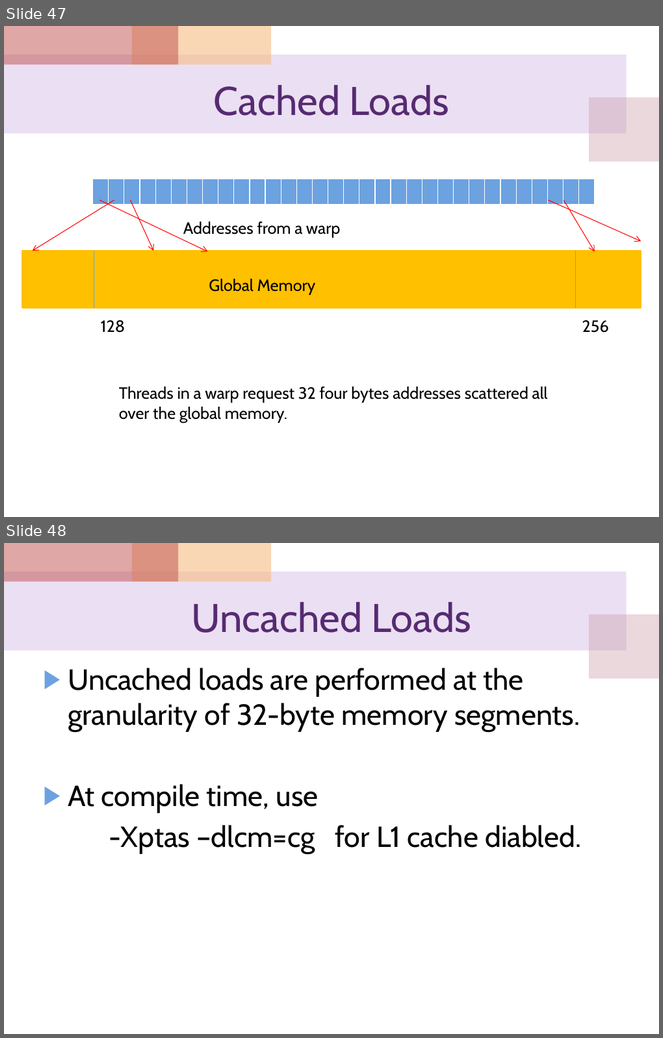
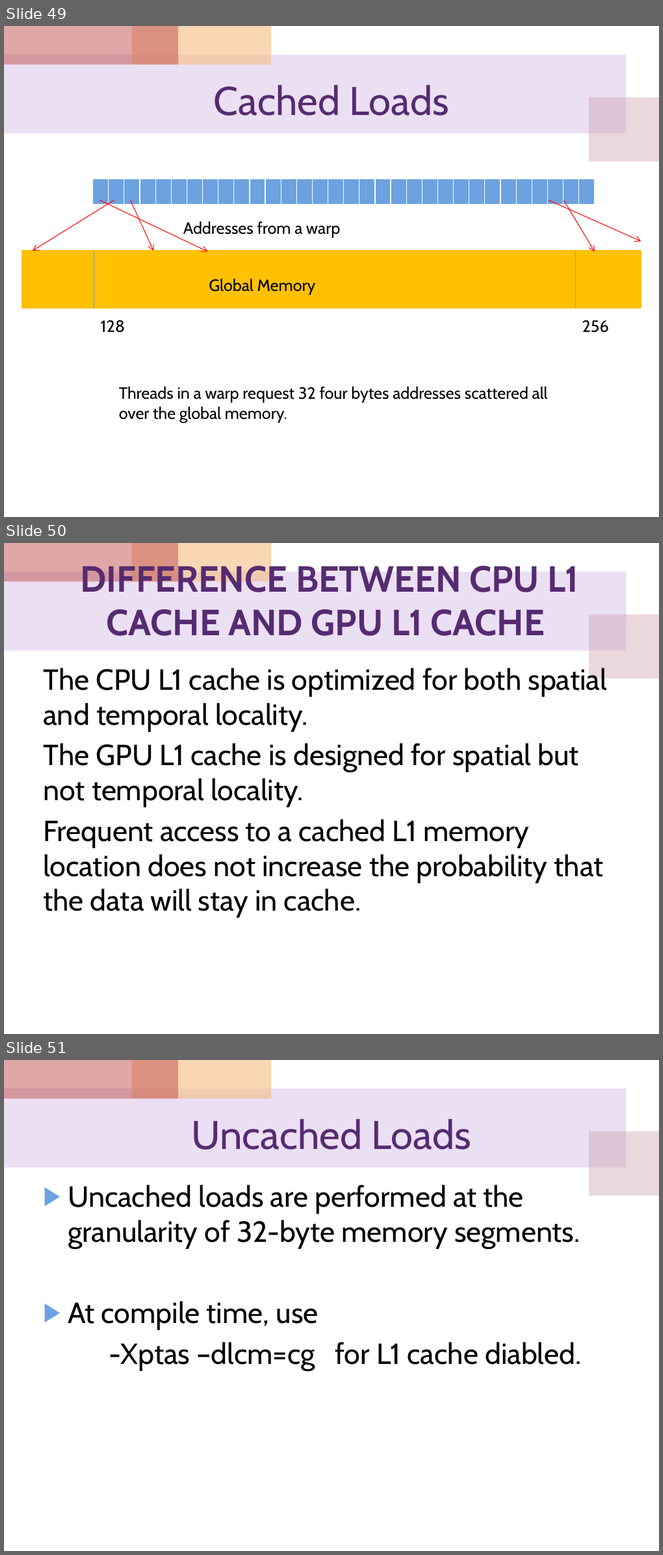
Before and after one commit to cocojk/major, a slide deck: gpu/EE817 Lecture 5 CUDA Memory Architecture.pptx. Shown one above the other, each under a label of ours: slides 47 and 48 before the commit, slides 49, 50 and 51 after it. The pictures are 663x1038 and 663x1555 pixels, drawn with LibreOffice and Linux fonts; fonts in the diff are those of the drawing. Boxes give left, top, right and bottom in pixels: in the first picture for what was removed or moved away, otherwise in the second. Text is boxed around its words. In the diff, an @@ line names an element or a change of style, - is before the commit and + after.

```diff
--- a/gpu/EE817 Lecture 5 CUDA Memory Architecture.pptx
+++ b/gpu/EE817 Lecture 5 CUDA Memory Architecture.pptx
@@ slide 50 added at (4,543,659,1034), background #FFFFFF; not listed: 4 template elements that a slide beside it also shows @@
@@ title added at (81,561,579,636), 40 pt, text #562B71, bold @@
+DIFFERENCE BETWEEN CPU L1 CACHE AND GPU L1 CACHE
@@ text added at (43,668,607,918), 32 pt, text #000000 @@
+The CPU L1 cache is optimized for both spatial and temporal locality.
+The GPU L1 cache is designed for spatial but not temporal locality.
+Frequent access to a cached L1 memory location does not increase the probability that the data will stay in cache.
@@ what was slide 47 is now slide 49 @@
@@ what was slide 48 is now slide 51 @@
```
Also in this commit, not shown: 13 slides changed, 5 other slides added, 2 other files.
